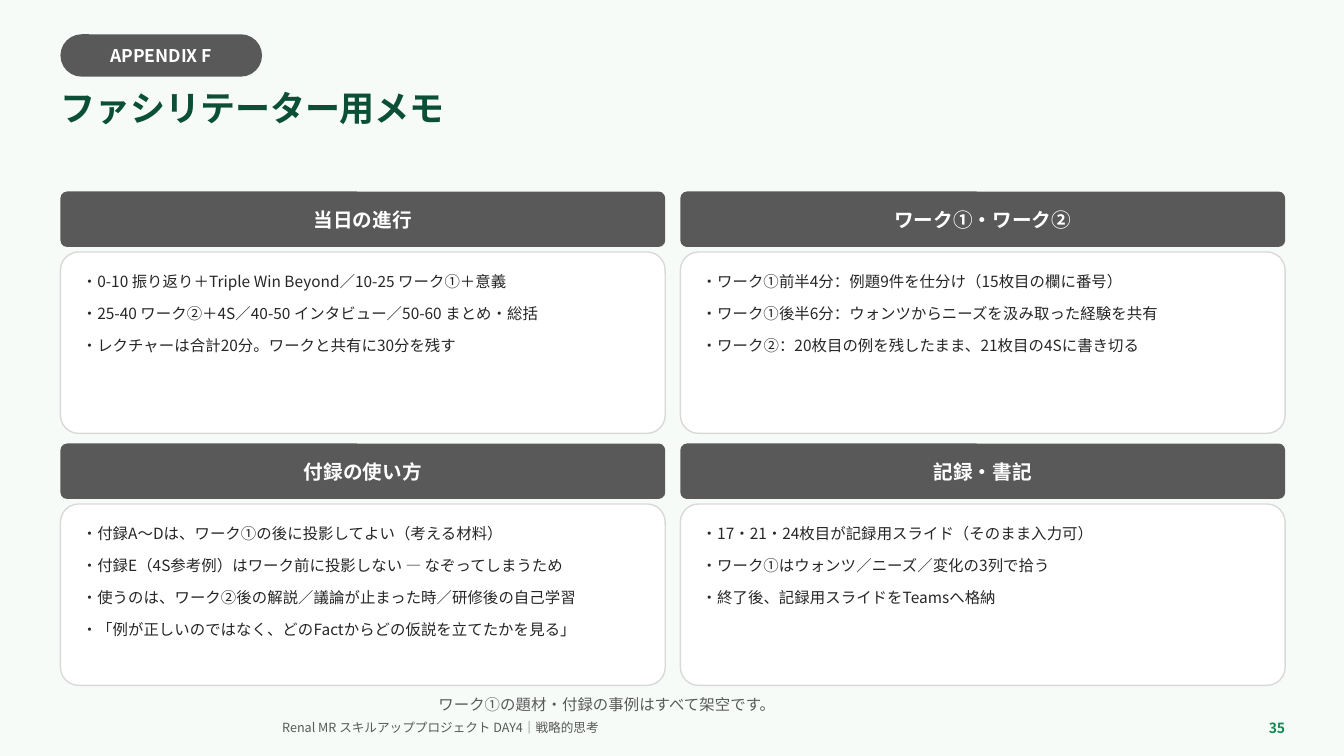
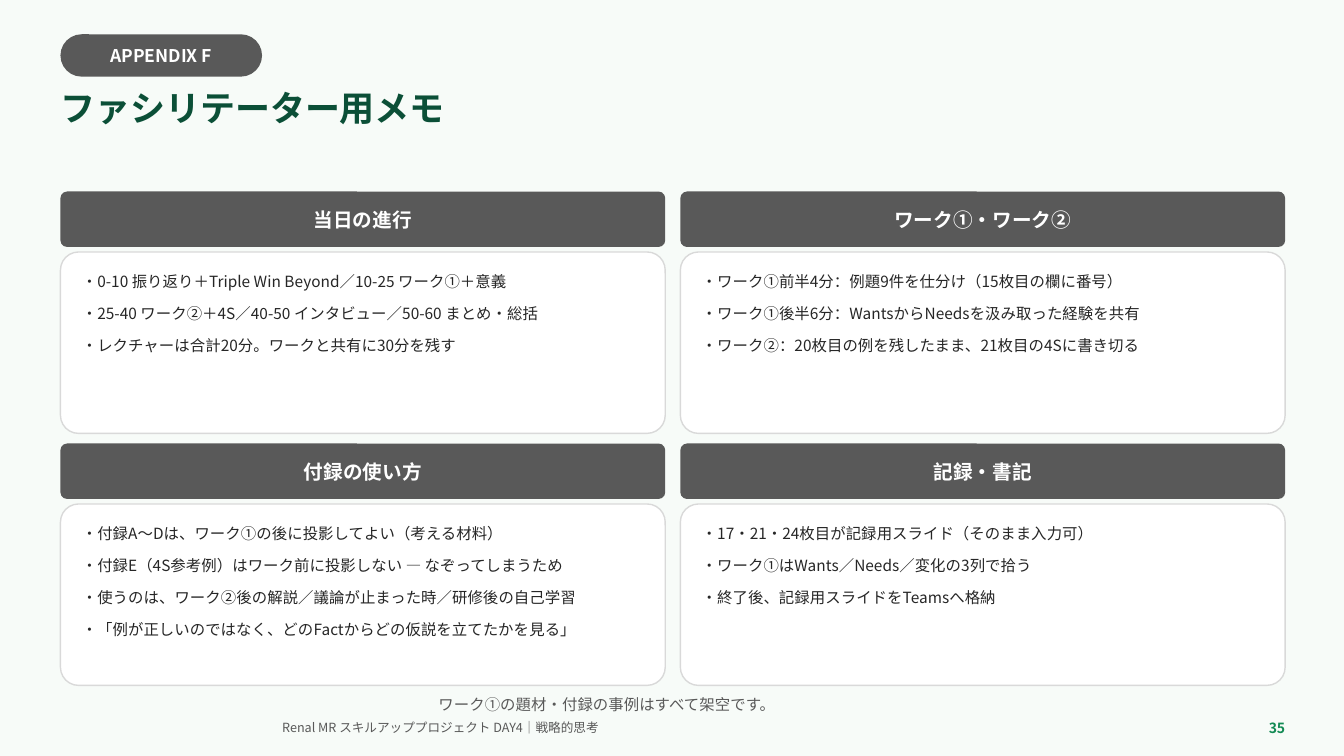
Before and after one commit to TAKUYA-1187/Claude, a slide deck: slide 35 of novartis_training/DAY4_ちょっと分かるだけで世界が変わる.pptx. Drawn at 1344x756 pixels with LibreOffice and Linux fonts; fonts in the diff are those of the drawing; background and template pictures are left out. Boxes give left, top, right and bottom in pixels: in the first picture for what was removed or moved away, otherwise in the second. Text is boxed around its words. In the diff, an @@ line names an element or a change of style, - is before the commit and + after.

```diff
--- a/novartis_training/DAY4_ちょっと分かるだけで世界が変わる.pptx
+++ b/novartis_training/DAY4_ちょっと分かるだけで世界が変わる.pptx
@@ text in rounded rectangle at (x1=702, y1=306, x2=1140, y2=321): text changed @@
-・ワーク①後半6分：ウォンツからニーズを汲み取った経験を共有
+・ワーク①後半6分：WantsからNeedsを汲み取った経験を共有
@@ text in rounded rectangle at (x1=702, y1=558, x2=1032, y2=573): text changed @@
-・ワーク①はウォンツ／ニーズ／変化の3列で拾う
+・ワーク①はWants／Needs／変化の3列で拾う
```
Also in this commit, not shown: 21 other slides changed, 2 other files.
